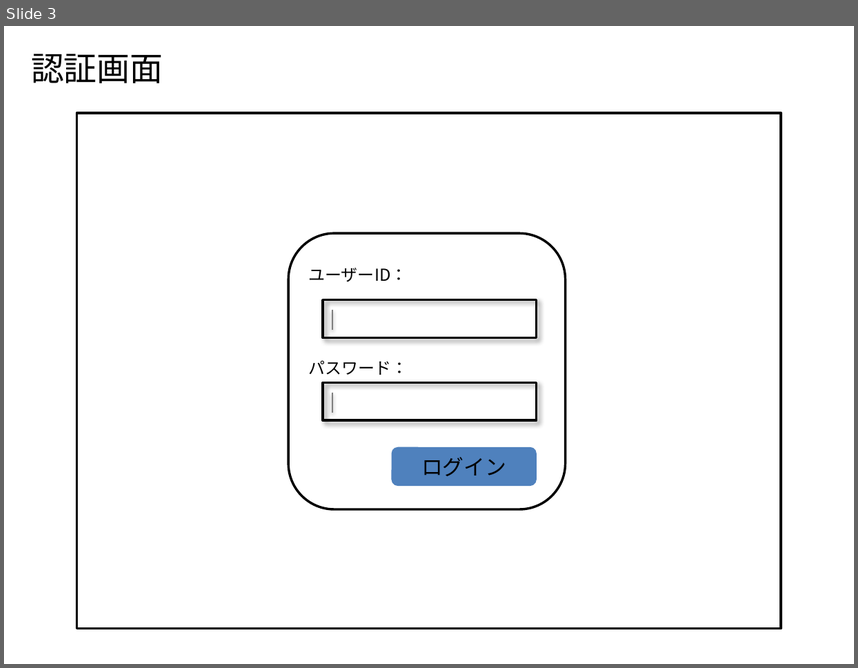
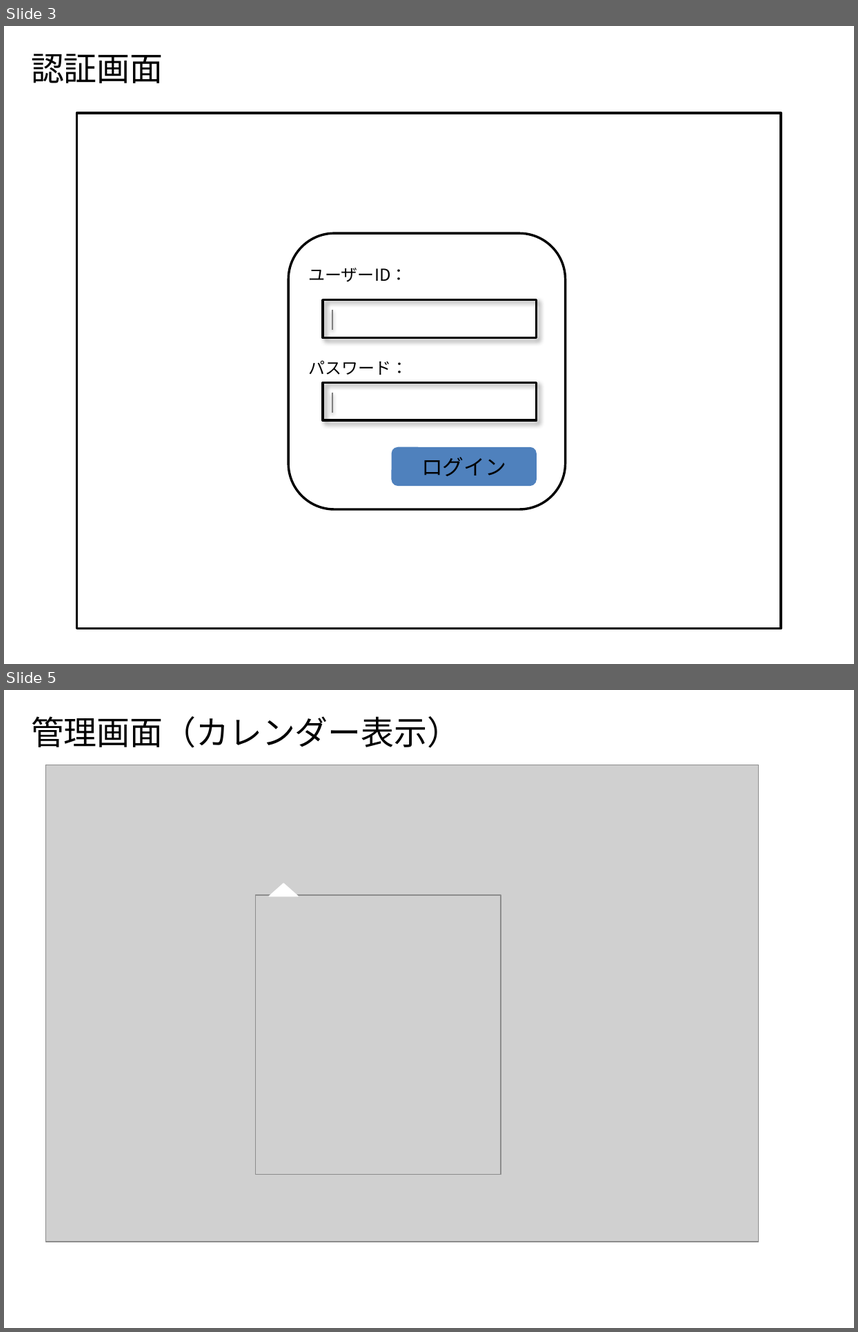
Before and after one commit to Leonis0813/chort, a slide deck: bin/algieba.pptx. Shown one above the other, each under a label of ours: slide 3 before the commit, slides 3 and 5 after it; the slides between them are not shown. The pictures are 858x668 and 858x1332 pixels, drawn with LibreOffice and Linux fonts; fonts in the diff are those of the drawing; grey boxes stand for pictures. Boxes give left, top, right and bottom in pixels: in the first picture for what was removed or moved away, otherwise in the second. Text is boxed around its words. In the diff, an @@ line names an element or a change of style, - is before the commit and + after.

```diff
--- a/bin/algieba.pptx
+++ b/bin/algieba.pptx
@@ slide 5 added at (4,690,854,1328), background #FFFFFF @@
@@ text added at (31,716,460,748), 28 pt, text #000000 @@
+管理画面（カレンダー表示）
@@ picture added at (45,765,758,1242) @@
@@ picture added at (256,895,500,1174) @@
@@ triangle added at (269,883,298,896), fill #FFFFFF, outline #FFFFFF 0.75 pt @@
```
Also in this commit, not shown: 5 slides changed, 4 other files.
